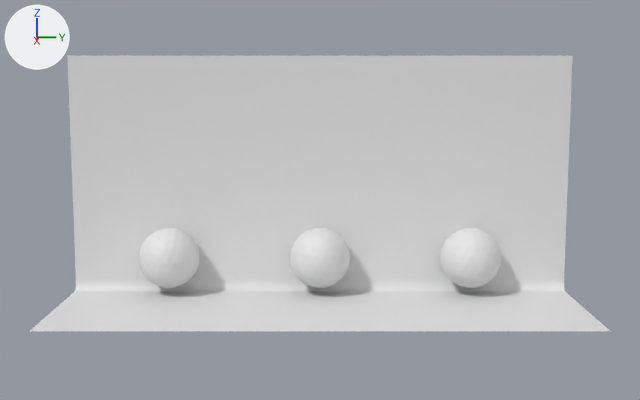
One commit to the Blender file Data/Scenes/StudioLighting.blend: the scene before it, then after it.
Both versions are drawn from a camera (50 mm lens) standing at (28.98, 0.0, 5.93) and looking at (1.69, 0.0, 2.17). Arrows for +X, +Y and +Z are at upper left; the lights stay in place.

The older version as bpy lines, for what is in view:
```python
me_icosphere = bpy.data.meshes.new('Icosphere')
me_icosphere.from_pydata(...)  # an icosphere of 320 faces spanning x -1.0..1.0, y -1.0..1.0, z -1.0..1.0
me_icosphere_001 = bpy.data.meshes.new('Icosphere.001')
me_icosphere_001.from_pydata(...)  # an icosphere of 320 faces spanning x -1.0..1.0, y -1.0..1.0, z -1.0..1.0
me_icosphere_002 = bpy.data.meshes.new('Icosphere.002')
me_icosphere_002.from_pydata(...)  # an icosphere of 320 faces spanning x -1.0..1.0, y -1.0..1.0, z -1.0..1.0
me_plane = bpy.data.meshes.new('Plane')
me_plane.from_pydata(...)  # 16 vertices, 7 faces; spans x -0.11..1.0, y -1.0..1.0, z 0.0..7.86
me_plane.polygons.foreach_set('use_smooth', [True] * 7)
ob_icosphere = bpy.data.objects.new('Icosphere', me_icosphere)
ob_icosphere.location = (0.0, 0.0, 0.0)
ob_icosphere_001 = bpy.data.objects.new('Icosphere.001', me_icosphere_001)
ob_icosphere_001.location = (0.0, -5.0, 0.0)
ob_icosphere_002 = bpy.data.objects.new('Icosphere.002', me_icosphere_002)
ob_icosphere_002.location = (0.0, 5.0, 0.0)
ob_plane = bpy.data.objects.new('Plane', me_plane)
ob_plane.location = (0.0, 0.0, -1.22)
ob_plane.scale = (4.46, 8.27, 1.0)
```
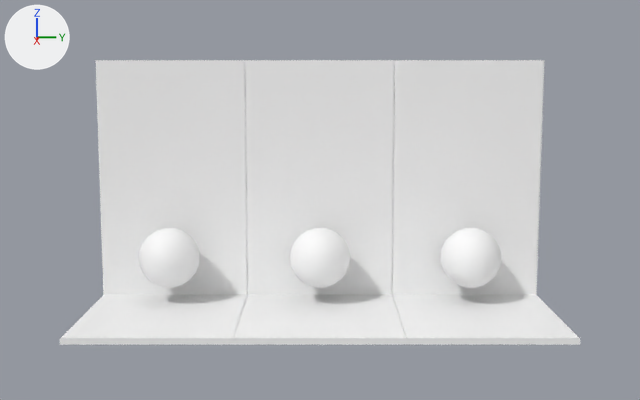
The newer file is also turned or shifted as a whole; pictures and numbers use the older file's frame.

Where the change shows, as pixel boxes [x1, y1, x2, y2] in the pictures (640 x 400 px; the box of a moved part takes in the faces that stretch with it):
'Plane', deleted
    before: [30, 56, 610, 331]
'Backdrop.002', added
    after: [233, 60, 407, 345]
'Backdrop.003', added
    after: [392, 60, 580, 345]
'Backdrop.001', added
    after: [60, 60, 248, 345]
'Icosphere.002', recoloured, mesh moved
    before: [440, 228, 501, 288]
    after: [290, 228, 350, 288]
'Icosphere', recoloured, mesh moved
    before: [290, 228, 350, 288]
    after: [440, 228, 501, 288]
'Icosphere.001', recoloured
    both: [139, 228, 200, 288]
part 1 of me_icosphere_002, moved or reshaped
    both: [440, 228, 501, 288]
part 2 of me_icosphere, moved or reshaped
    both: [290, 228, 350, 288]

The edits, one by one:
Picture 'DefaultWhite.png' (img_defaultwhite_png) is new.
Material 'Material' (mat_material) is new.
Its texture is img_defaultwhite_png.
me_icosphere has 162 vertices, 320 faces and spans x -1.0..1.0, y -1.0..1.0, z -1.0..1.0.
me_icosphere is used by ob_icosphere; location (0.0, 0.0, 0.0).
me_icosphere part 2: the whole mesh is moved by (0.0, -5.0, 0.0).
me_icosphere now uses material mat_material (picture img_defaultwhite_png).
me_icosphere_001 has 162 vertices, 320 faces and spans x -1.0..1.0, y -1.0..1.0, z -1.0..1.0.
me_icosphere_001 now uses material mat_material (picture img_defaultwhite_png).
Mesh me_cube is new.
It has 34 vertices, 26 faces and spans x -1.15..4.16, y -2.5..2.5, z -0.2..8.0.
It uses material mat_material (picture img_defaultwhite_png).
Mesh me_cube_002 is new.
It has 34 vertices, 26 faces and spans x -1.15..4.16, y -2.5..2.5, z -0.2..8.0.
It uses material mat_material (picture img_defaultwhite_png).
Mesh me_cube_003 is new.
It has 34 vertices, 26 faces and spans x -1.15..4.16, y -2.5..2.5, z -0.2..8.0.
It uses material mat_material (picture img_defaultwhite_png).
Object 'Icosphere.002' (ob_icosphere_002) now shows me_icosphere instead of me_icosphere_002.
Object 'Plane' (ob_plane) is deleted.
Object 'Backdrop.002' (ob_backdrop_002) is new; it shows me_cube.
Its location is (0.0, 0.0, -1.5).
Object 'Backdrop.003' (ob_backdrop_003) is new; it shows me_cube_002.
Its location is (0.0, 5.0, -1.5).
Object 'Backdrop.001' (ob_backdrop_001) is new; it shows me_cube_003.
Its location is (0.0, -5.0, -1.5).
